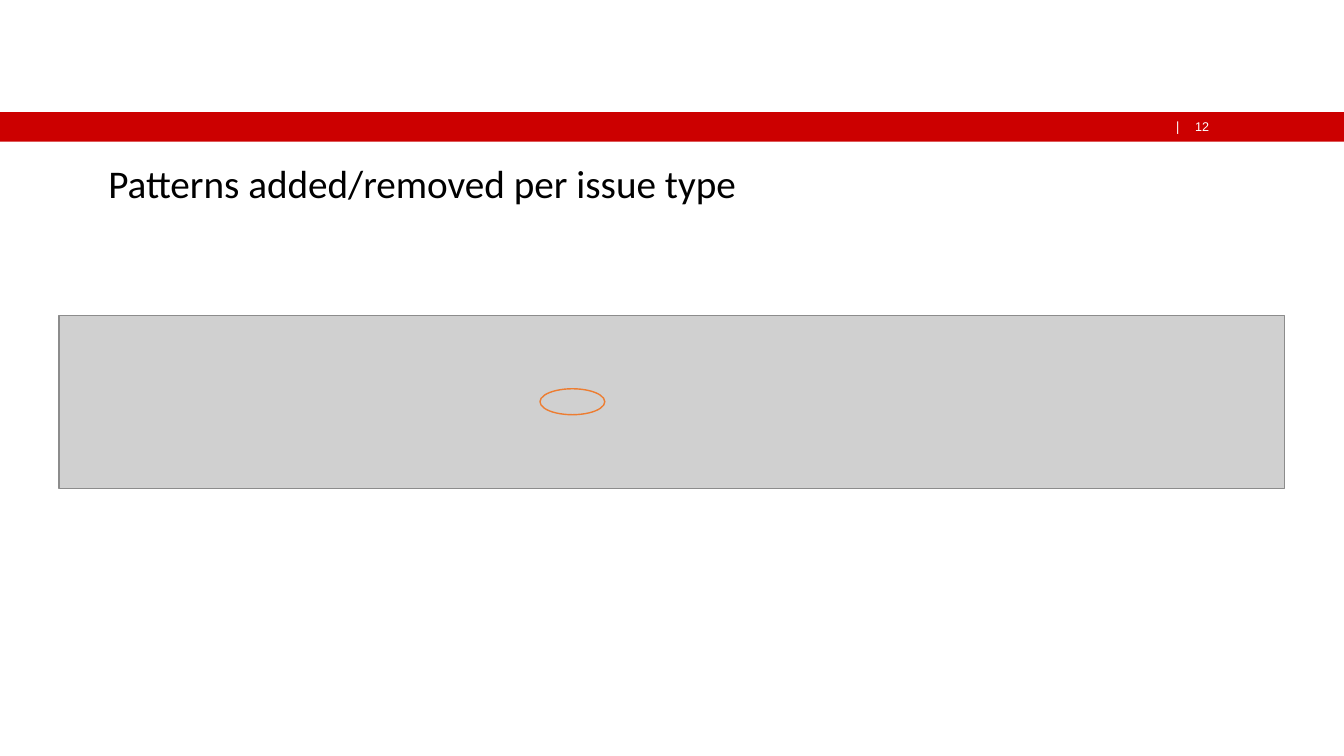
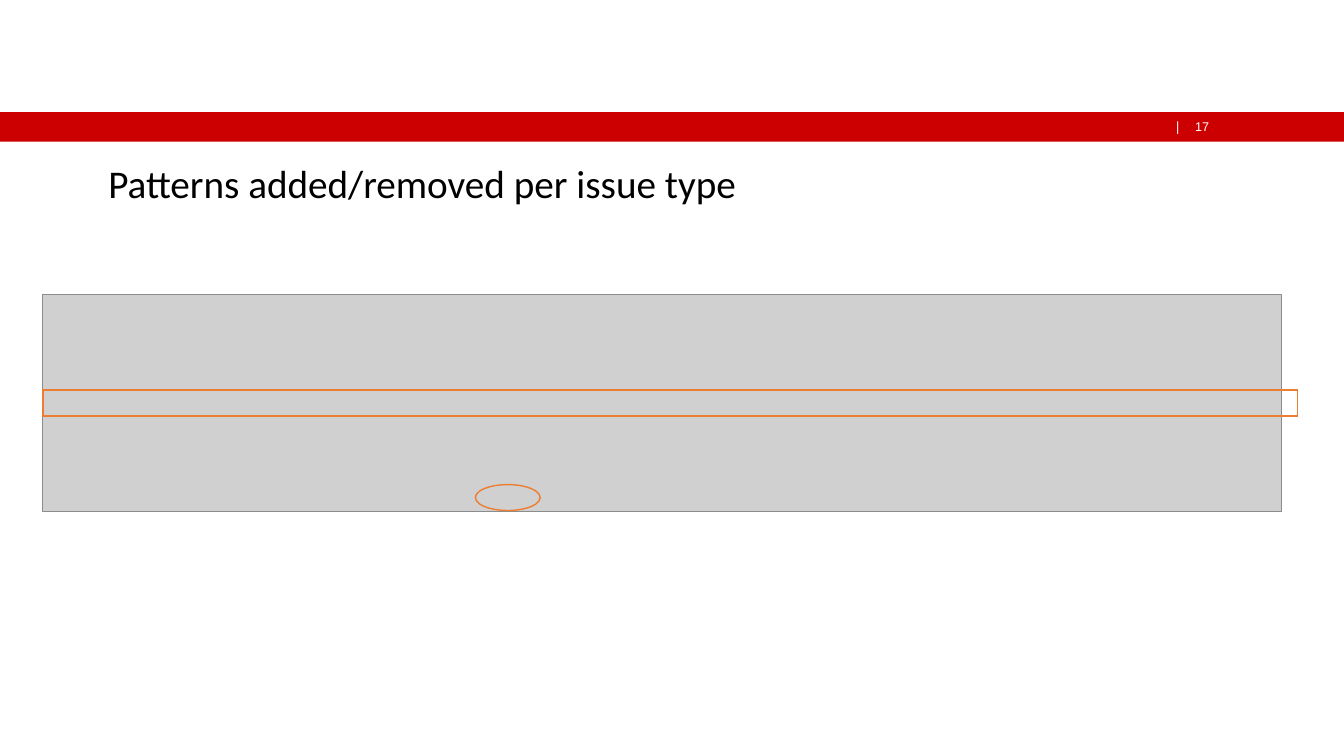
Before and after one commit to FWest98/CS-Software_Maintenance_Evolution-Pacito, a slide deck: slide 17 of Documentation/PACITO_Presentation.pptx (slide 12 before the commit). Drawn at 1344x756 pixels with LibreOffice and Linux fonts; fonts in the diff are those of the drawing; grey boxes stand for pictures; background and template pictures are left out. Boxes give left, top, right and bottom in pixels: in the first picture for what was removed or moved away, otherwise in the second. Text is boxed around its words. In the diff, an @@ line names an element or a change of style, - is before the commit and + after.

```diff
--- a/Documentation/PACITO_Presentation.pptx
+++ b/Documentation/PACITO_Presentation.pptx
@@ page number at <box>1195,122,1209,131</box>: text changed @@
-12
+17
@@ picture: place and size @@
-picture at <box>59,316,1286,488</box>
+picture at <box>43,294,1282,512</box>
@@ rectangle added at <box>43,390,1299,416</box>, outline #ED7D31 1 pt @@
@@ ellipse: place and size @@
-ellipse at <box>540,389,605,415</box>
+ellipse at <box>476,485,540,511</box>
```
Also in this commit, not shown: 2 other slides changed, 5 slides added, 2 slides removed, 2 other files.
